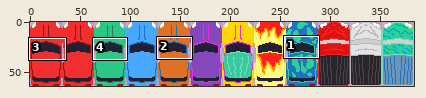
One commit to this sprite sheet: Studio Nogg/Sprite_Cars.png. Above: a wide view before the commit, with the close-up outlined.
Close-up. Old version:
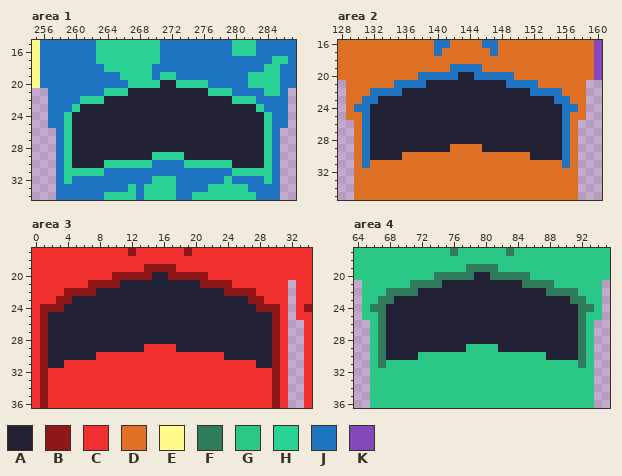
The file is 384x64 pixels. Colours within 5 levels of each other are drawn and written as one. Shown: area 1: x 255..287, y 15..34; area 2: x 128..160, y 16..35; area 3: x 0..34, y 17..36; area 4: x 64..95, y 17..36. The commit also changed other parts of the picture, which this record leaves out.
Palette (. is transparent): A #222034  B #8f1717  C #f12f2f  D #df7126  E #fffa8b  F #307b5c  G #2ac787  H #2cd295  J #1f74c1  K #8548bc
After:
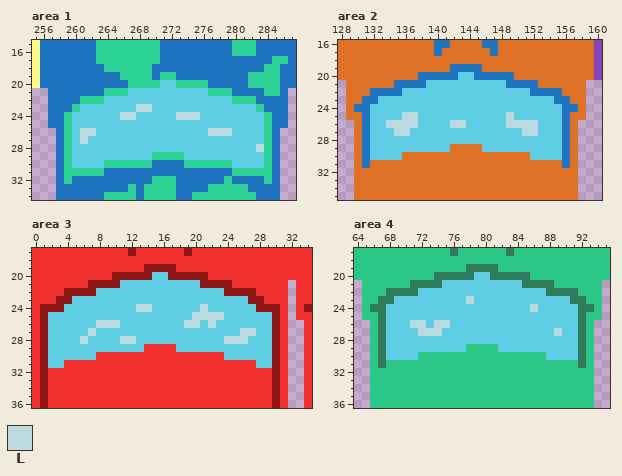
Colours new in this view: L #bddae0
Difference:
{"colour":"A","old":"#222034","new":"#5fcde4"}
{"where": "area 1"}
{"y":23,"x":268,"old":"AA","new":"LL"}
{"y":24,"x":266,"old":"AA","new":"LL"}
{"y":24,"x":273,"old":"AAA","new":"LLL"}
{"y":26,"x":261,"old":"AA","new":"LL"}
{"y":26,"x":277,"old":"AAA","new":"LLL"}
{"y":27,"x":261,"old":"A","new":"L"}
{"y":28,"x":283,"old":"A","new":"L"}
{"where": "area 2"}
{"y":25,"x":136,"old":"AA","new":"LL"}
{"y":25,"x":149,"old":"A","new":"L"}
{"y":26,"x":134,"old":"AAAA","new":"LLLL"}
{"y":26,"x":142,"old":"AA","new":"LL"}
{"y":26,"x":149,"old":"AAAA","new":"LLLL"}
{"y":27,"x":135,"old":"AA","new":"LL"}
{"y":27,"x":151,"old":"AA","new":"LL"}
{"where": "area 3"}
{"y":24,"x":13,"old":"AA","new":"LL"}
{"y":24,"x":21,"old":"A","new":"L"}
{"y":25,"x":20,"old":"AAAA","new":"LLLL"}
{"y":26,"x":8,"old":"AAA","new":"LLL"}
{"y":26,"x":19,"old":"AA","new":"LL"}
{"y":26,"x":22,"old":"A","new":"L"}
{"y":27,"x":7,"old":"A","new":"L"}
{"y":27,"x":26,"old":"AA","new":"LL"}
{"y":28,"x":6,"old":"A","new":"L"}
{"y":28,"x":11,"old":"AA","new":"LL"}
{"y":28,"x":24,"old":"AAA","new":"LLL"}
{"where": "area 4"}
{"y":23,"x":78,"old":"A","new":"L"}
{"y":24,"x":86,"old":"A","new":"L"}
{"y":26,"x":71,"old":"AA","new":"LL"}
{"y":26,"x":74,"old":"AA","new":"LL"}
{"y":27,"x":72,"old":"AAA","new":"LLL"}
{"y":27,"x":89,"old":"A","new":"L"}
